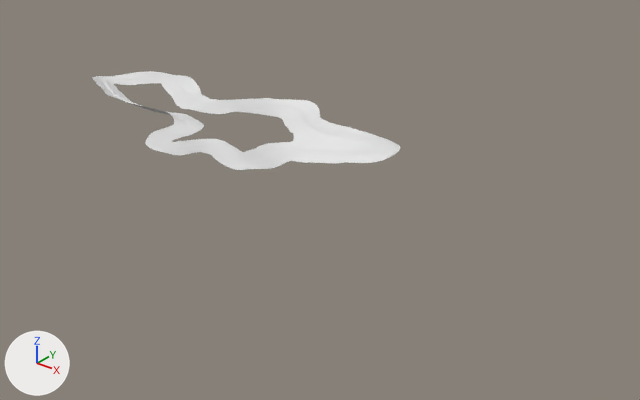
Two versions of the Blender file Assets/Scenes/Scene_6/mesh/scene_6.blend, one commit apart.
One viewpoint serves both versions: a camera (50 mm lens) standing at (1187.0, -1566.0, 874.0) and looking at (180.0, -307.0, 94.0). The axes (+X, +Y, +Z) are drawn at lower left. The lights are the same throughout. The same objects are shown in both versions, whatever each file hides. Objects named as collision shapes, trigger or cutter boxes, shadow casters or lower levels of detail are left out.

In view in the first picture: 'offroad', 'road'.
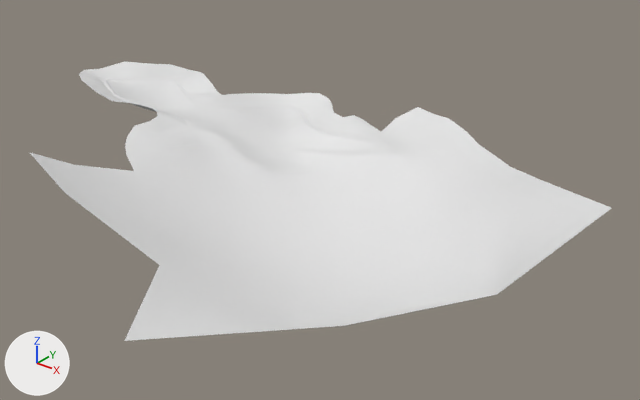
Location of each change, [x1, y1, x2, y2] in pixels of the pictures (640 x 400 px):
'offroad', reshaped
    before: [92, 71, 400, 170]
    after: [29, 62, 611, 341]
part 1 of me_nurbspath_001, built on
    after: [29, 62, 611, 341]

The edits, one by one:
me_nurbspath_001 is used by ob_offroad; location (0.0, 0.0, 0.0).
me_nurbspath_001 had 3858 vertices, 3253 faces and spanned x -677.0..206.0, y -429.0..92.0, z 82.0..168.0.
me_nurbspath_001 now has 4067 vertices, 4009 faces and spans x -720.0..754.0, y -941.0..129.0, z 45.0..245.0.
me_nurbspath_001 part 1: 1 vertex moved from x -186.0, y -365.0, z 147.0 to x -185.0, y -366.0, z 147.0; 209 vertices added at x -720.0..754.0, y -941.0..129.0, z 45.0..245.0.
